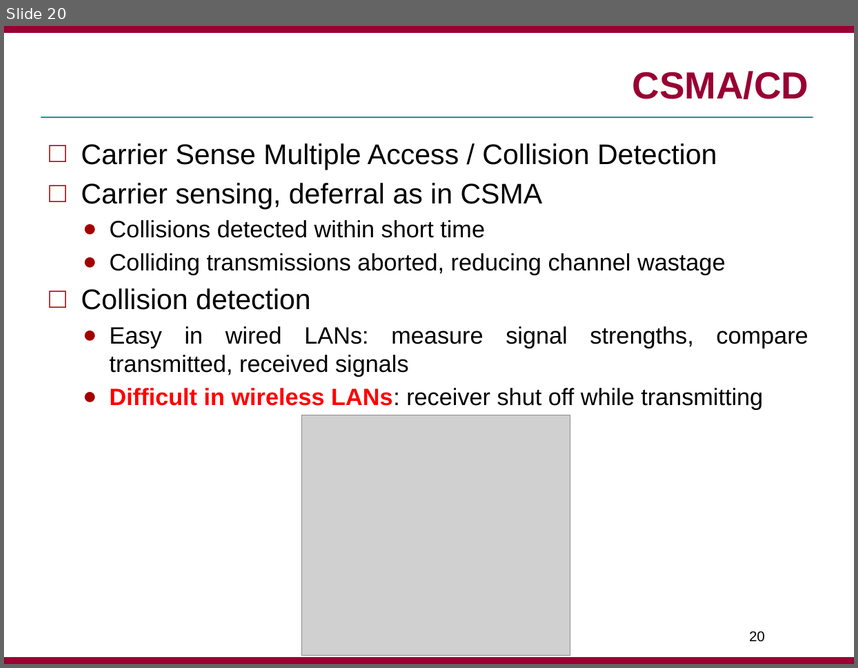
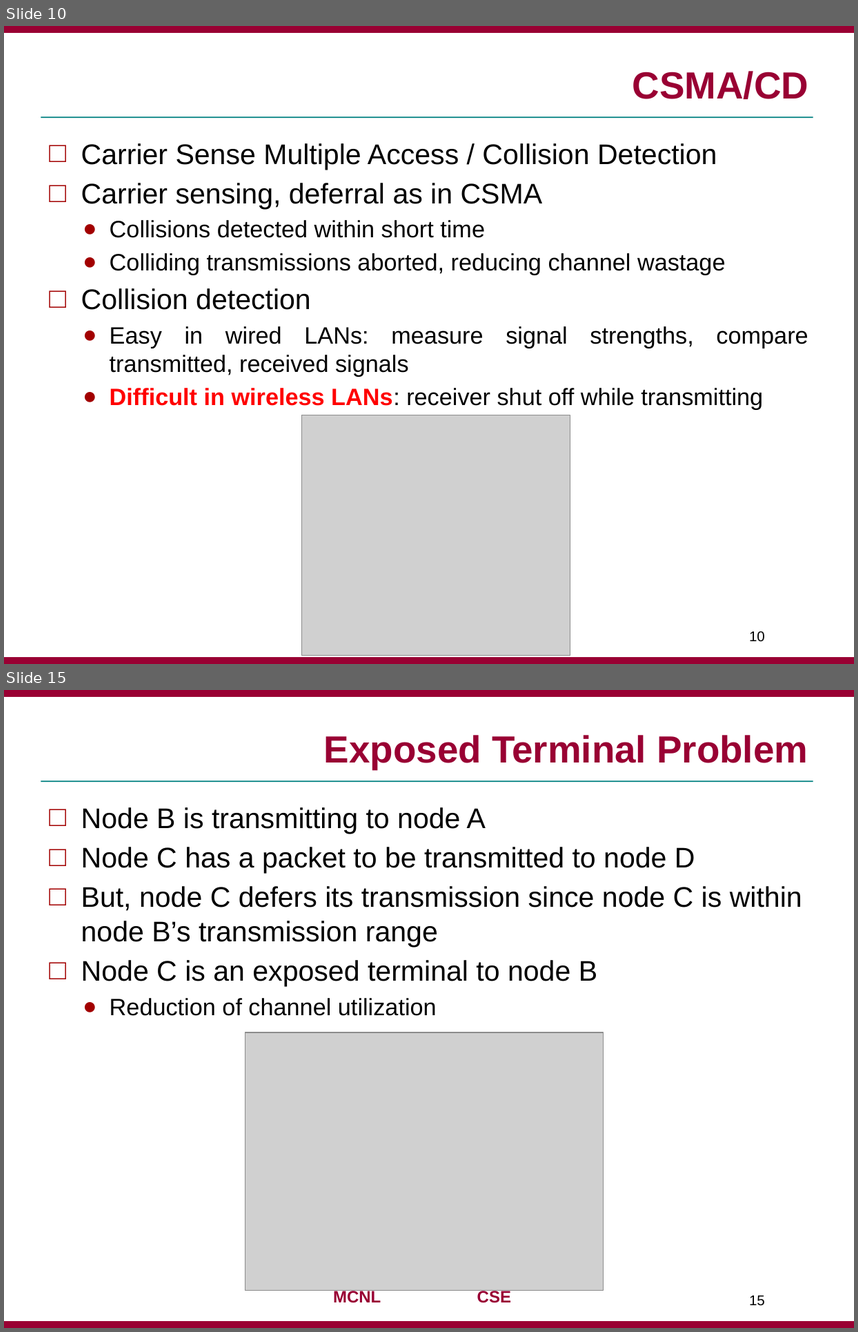
Before and after one commit to jaejunha/Paper, a slide deck: Daily(written_in_Korean)/180901.pptx. Shown one above the other, each under a label of ours: slide 20 before the commit, slides 10 and 15 after it; the slides between them are not shown. The pictures are 858x668 and 858x1332 pixels, drawn with LibreOffice and Linux fonts; fonts in the diff are those of the drawing; grey boxes stand for pictures; background and template pictures are left out. Boxes give left, top, right and bottom in pixels: in the first picture for what was removed or moved away, otherwise in the second. Text is boxed around its words. In the diff, an @@ line names an element or a change of style, - is before the commit and + after.

```diff
--- a/Daily(written_in_Korean)/180901.pptx
+++ b/Daily(written_in_Korean)/180901.pptx
@@ slide 15 added at bbox=[4, 690, 854, 1328], background #FFFFFF; not listed: 3 template elements that a slide beside it also shows @@
@@ title added at bbox=[324, 735, 808, 769], 32 pt, text #990033, bold @@
+Exposed Terminal Problem
@@ text added at bbox=[81, 807, 802, 1016], 24 pt, text #000000 @@
+□ Node B is transmitting to node A
+□ Node C has a packet to be transmitted to node D
+□ But, node C defers its transmission since node C is within node B’s transmission range
+□ Node C is an exposed terminal to node B
+  ● Reduction of channel utilization
@@ picture added at bbox=[245, 1032, 604, 1290] @@
@@ text added at bbox=[333, 1289, 511, 1303], 14 pt, text #990033, bold @@
+MCNL CSE
@@ page number added at bbox=[749, 1295, 765, 1305], 12 pt, text #000000 @@
+15
@@ what was slide 20 is now slide 10 @@
@@ page number at bbox=[749, 630, 765, 641]: text changed @@
-20
+10
```
Also in this commit, not shown: 4 slides changed, 7 other slides added, 12 slides removed, 1 other file.
